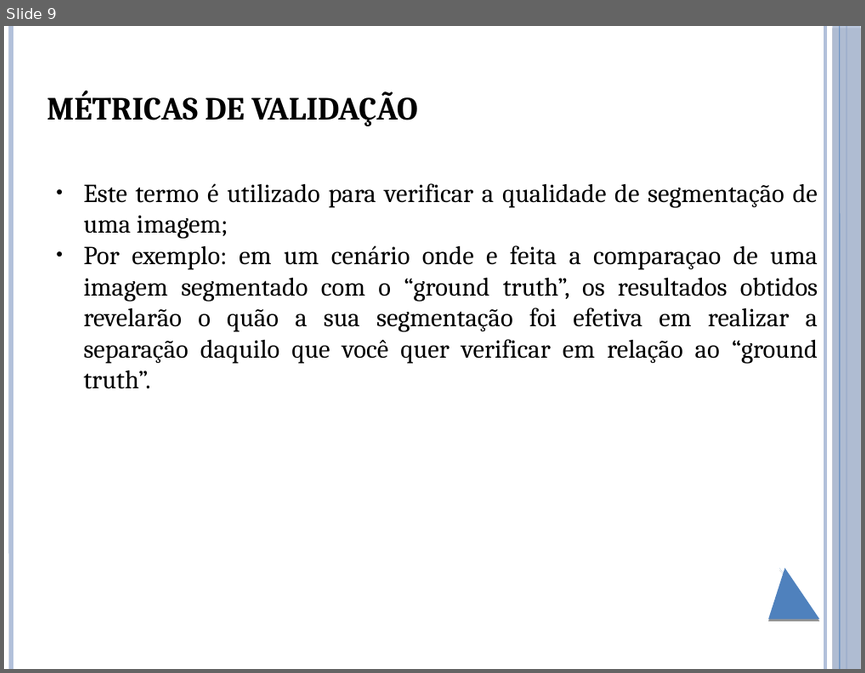
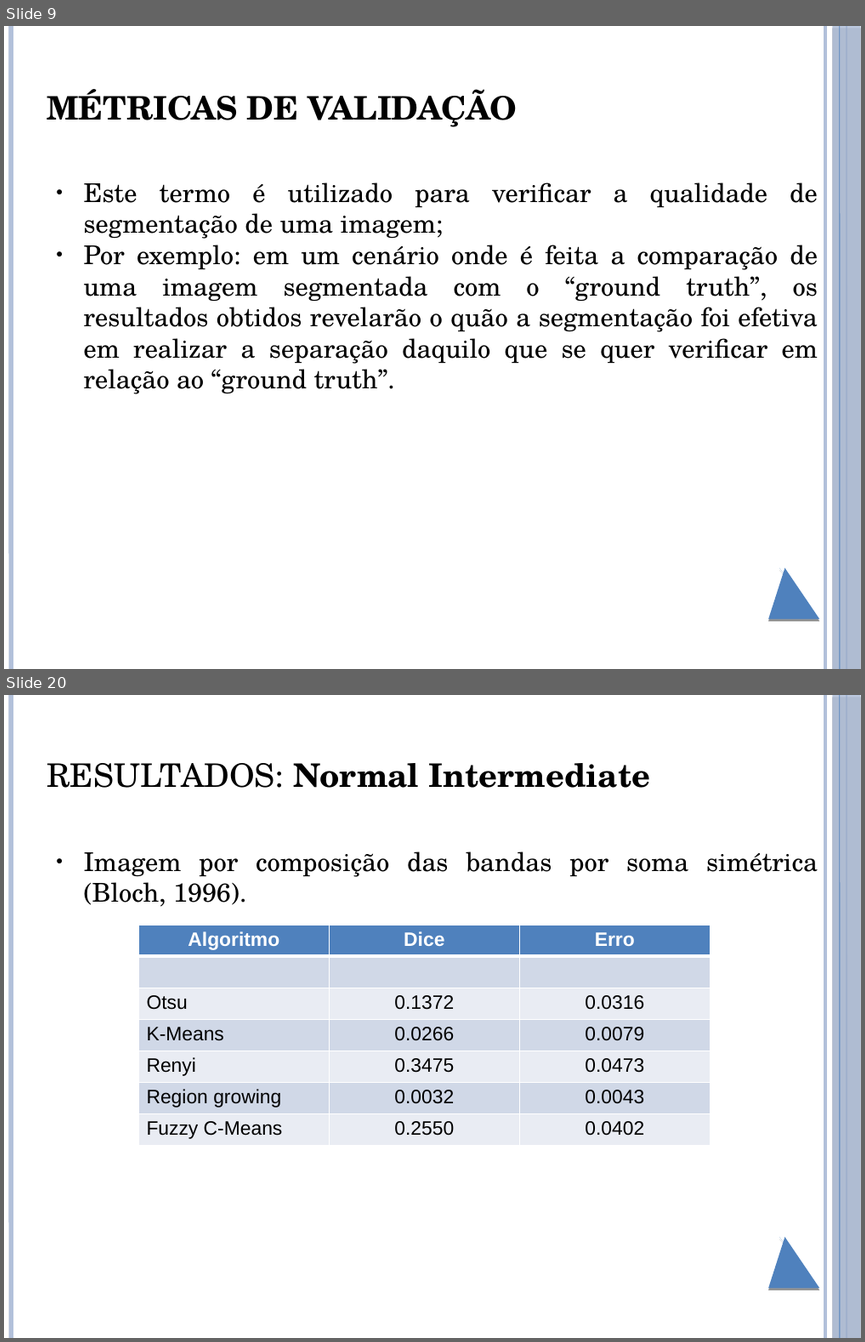
Before and after one commit to brunoliveira8/pdi, a slide deck: trabalho 6/apresentacao.pptx. Shown one above the other, each under a label of ours: slide 9 before the commit, slides 9 and 20 after it; the slides between them are not shown. The pictures are 865x673 and 865x1342 pixels, drawn with LibreOffice and Linux fonts; fonts in the diff are those of the drawing. Boxes give left, top, right and bottom in pixels: in the first picture for what was removed or moved away, otherwise in the second. Text is boxed around its words. In the diff, an @@ line names an element or a change of style, - is before the commit and + after.

Commit message:
Falta só comentar os resultados e CONCLUSÃO.

```diff
--- a/trabalho 6/apresentacao.pptx
+++ b/trabalho 6/apresentacao.pptx
@@ slide 20 added at box(4, 695, 861, 1338), background #FFFFFF; not listed: 6 template elements that a slide beside it also shows @@
@@ title added at box(46, 763, 650, 788), 30 pt, text #000000, bold @@
+RESULTADOS: Normal Intermediate
@@ text added at box(84, 851, 817, 907), 24 pt, text #000000 @@
+● Imagem por composição das bandas por soma simétrica (Bloch, 1996).
@@ table added at box(138, 925, 710, 1145), 7 rows, 3 columns @@
+Algoritmo | Dice | Erro
+ |  | 
+Otsu | 0.1372 | 0.0316
+K-Means | 0.0266 | 0.0079
+Renyi | 0.3475 | 0.0473
+Region growing | 0.0032 | 0.0043
+Fuzzy C-Means | 0.2550 | 0.0402
@@ slide 9 changed as well @@
@@ text "MÉTRICAS DE VALIDAÇÃO" at box(46, 89, 517, 127): font Cambria to TeX Gyre Schola @@
@@ text at box(84, 182, 817, 238): font Cambria to TeX Gyre Schola in "Este termo é utilizado para verificar a ..." @@
@@ text at box(84, 244, 817, 394): text changed; font Cambria to TeX Gyre Schola @@
-● Por exemplo: em um cenário onde e feita a comparaçao de uma imagem segmentado com o “ground truth”, os resultados obtidos revelarão o quão a sua segmentação foi efetiva em realizar a separação daquilo que você quer verificar em relação ao “ground truth”.
+● Por exemplo: em um cenário onde é feita a comparação de uma imagem segmentada com o “ground truth”, os resultados obtidos revelarão o quão a segmentação foi efetiva em realizar a separação daquilo que se quer verificar em relação ao “ground truth”.
```
Also in this commit, not shown: 10 other slides changed, 10 other slides added, 2 slides removed.
